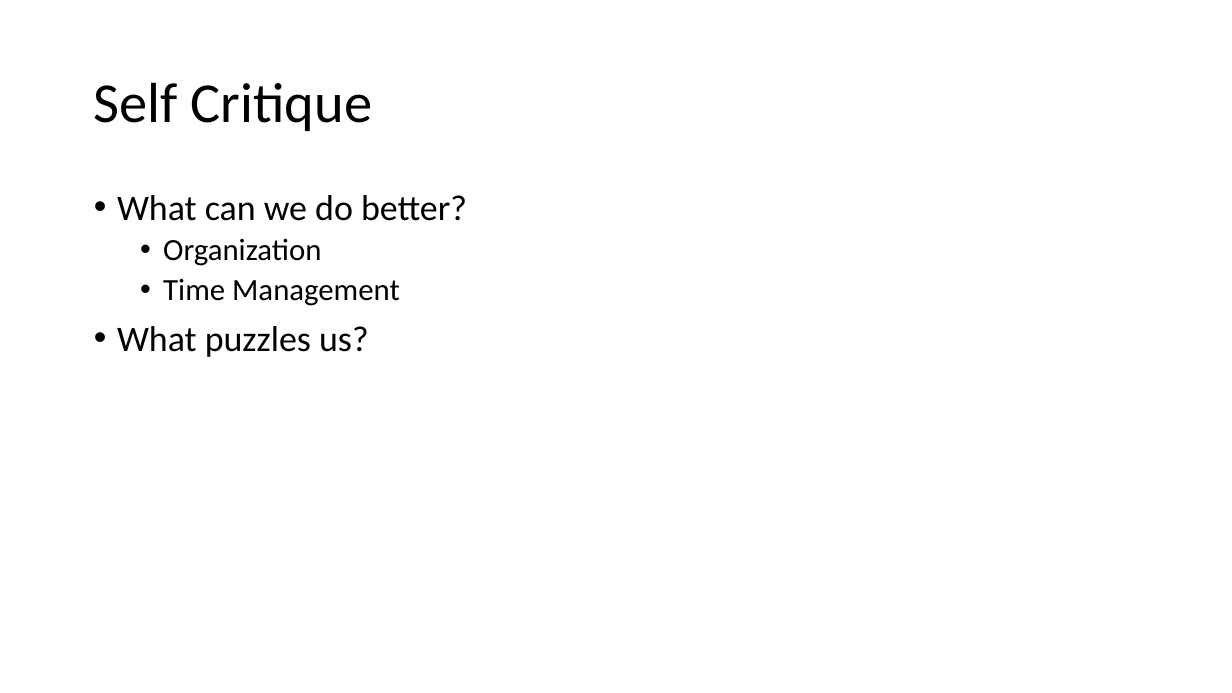
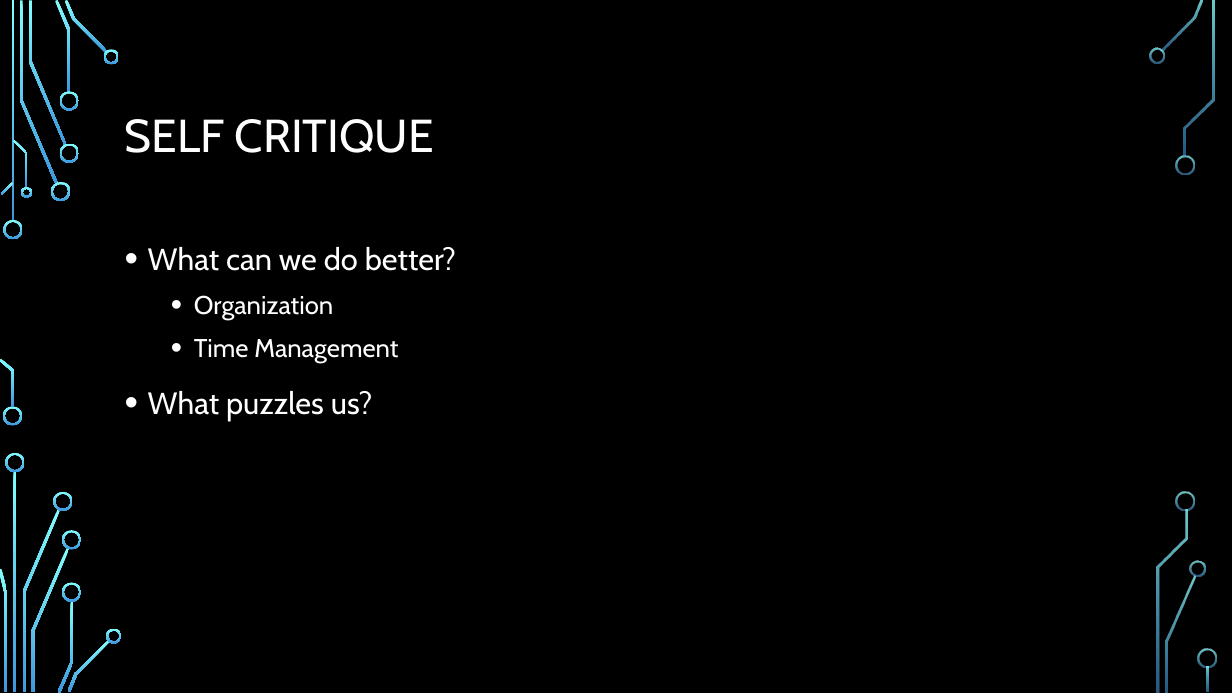
Before and after one commit to pdiemi/mibrary, a slide deck: slide 10 of Mibrary.pptx (slide 5 before the commit). Drawn at 1232x693 pixels with LibreOffice and Linux fonts; fonts in the diff are those of the drawing; background and template pictures are left out. Boxes give left, top, right and bottom in pixels: in the first picture for what was removed or moved away, otherwise in the second. Text is boxed around its words. In the diff, an @@ line names an element or a change of style, - is before the commit and + after.

```diff
--- a/Mibrary.pptx
+++ b/Mibrary.pptx
@@ background #FFFFFF to picture (left out) @@
@@ title at [125, 119, 434, 153]: text changed; size 44 to 36 pt; font Calibri to Cabin; text colour #000000 to #FFFFFF @@
-Self Critique
+SELF CRITIQUE
@@ text "What can we do better?": place and size @@
-text "What can we do better?" at [117, 195, 467, 357]
+text "What can we do better?" at [148, 247, 456, 420]
@@ text "What can we do better?" at [148, 247, 456, 420]: size 28 to 24 pt in "What can we do better?", "What puzzles us?"; font Calibri to Cabin, text colour #000000 to #FFFFFF; size 24 to 20 pt in "Organization", "Time Management"; line spacing 0.9 to 1.2 @@
@@ group added at [0, 0, 1217, 693]: 33 freeform shapes, 3 rectangles @@
```
Also in this commit, not shown: 6 other slides changed, 5 slides added.
